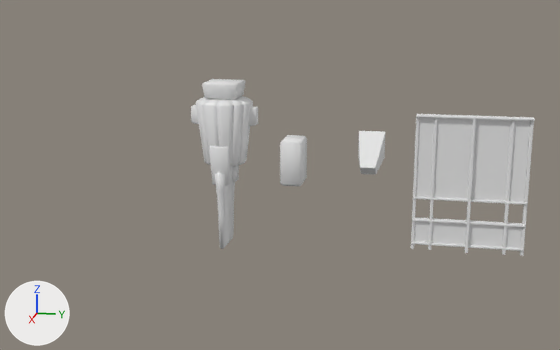
Before and after pictures for a commit that changed the FBX model ProjetFirstPerson/Assets/Art/3D/Fbx/Architecture/Clean/Export_Groupe_/groupe d'export_14_low.fbx.
Before and after are seen from a camera (50 mm lens) standing at (10.06, 15.38, 7.54) and looking at (-11.22, 11.13, 2.22). Arrows for +X, +Y and +Z are at lower left; the lights stay in place. Where no turn or scale is listed for an object, it has been applied to the vertices.

Names of what the first picture shows: 'SM_Goutière_01', 'SM_Ornemental_Block', 'SM_Top_ML_01_low', 'SM_paravent'.
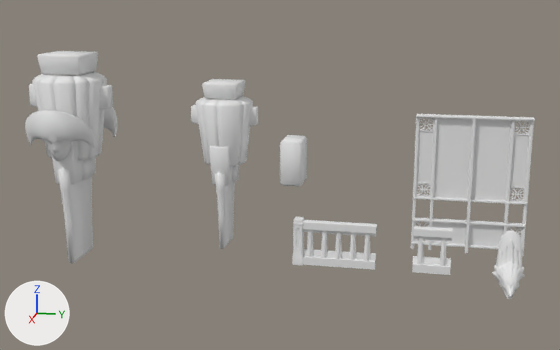
Where the newer file only moved an object's origin or applied its transform, the numbers keep the older frame.

Changed parts and their boxes [x1, y1, x2, y2] in the pictures (560 x 350 px):
'SM_paravent', reshaped, turned
    both: [411, 114, 535, 256]
'SM_Top_L_01_low', added
    after: [25, 51, 117, 264]
'SM_Muret_01_2m_low', added
    after: [303, 220, 377, 270]
'SM_Goutière_01_low', added
    after: [492, 230, 525, 299]
'SM_Muret_01_1m_low', added
    after: [412, 226, 453, 275]
'SM_Goutière_01', deleted
    before: [358, 131, 385, 175]
'SM_MuretBloc_low', added
    after: [293, 217, 304, 265]
part 1 of me_cube_443, built on
    before: [414, 117, 530, 251]
    after: [411, 117, 532, 256]

Edits to the bpy script that builds the scene:
```text
Change me_cube_443:
    used by ob_sm_paravent; location = (-12.02, 16.49, 0.0); rotation_euler = (1.571, 0.0, 0.0), in degrees (90, 0, 0)
    remove me_cube_443.from_pydata(...)  # 160 vertices, 102 faces; spans x -0.15..0.15, y 0.0..3.97, z -1.59..1.59
    add me_cube_443.from_pydata(...)  # 4981 vertices, 4660 faces; spans x -3.97..0.0, y -1.59..1.59, z -0.15..0.15
    me_cube_443 part 1: 80 vertices removed from x -0.15..0.15, y 0.0..3.93, z -1.59..1.59; 4973 vertices added at x -3.97..0.0, y -1.59..1.59, z -0.15..0.15
Add me_cube_507:
    me_cube_507.from_pydata(...)  # 1162 vertices, 1194 faces; spans x -1.48..1.48, y -1.25..1.25, z -4.07..2.22
    me_cube_507.materials.append(mat_material)  # white #e7e7e7
Add me_cube_532:
    me_cube_532.from_pydata(...)  # 166 vertices, 160 faces; spans x -0.16..0.16, y -0.294..0.0, z 0.0..1.306
    me_cube_532.materials.append(mat_material)  # white #e7e7e7
Add me_plane_079:
    me_plane_079.from_pydata(...)  # 722 vertices, 664 faces; spans x -0.14..0.14, y 0.0..2.0, z 0.0..1.23
    me_plane_079.materials.append(mat_material)  # white #e7e7e7
Add me_cube_539:
    me_cube_539.from_pydata(...)  # 320 vertices, 286 faces; spans x -0.142..0.142, y 0.0..1.0, z 0.0..1.229
    me_cube_539.materials.append(mat_material)  # white #e7e7e7
Add me_plane_075:
    me_plane_075.from_pydata(...)  # 1480 vertices, 1483 faces; spans x 0.0..0.97, y -0.43..0.43, z -0.74..1.0
    me_plane_075.materials.append(mat_material)  # white #e7e7e7
Remove ob_sm_goutière_01:
    ob_sm_goutière_01 = bpy.data.objects.new('SM_Goutière_01', me_cube_417)
    ob_sm_goutière_01.location = (-11.6, 13.66, 3.07)
Change ob_sm_paravent:
    ob_sm_paravent.rotation_euler: (1.571, 0.0, 0.0) -> (0.0, 1.571, 0.0)  # degrees (90, 0, 0) -> degrees (0, 90, 0)
Add ob_sm_top_l_01_low:
    ob_sm_top_l_01_low = bpy.data.objects.new('SM_Top_L_01_low', me_cube_507)
    ob_sm_top_l_01_low.location = (-11.21, 4.81, 3.36)
Add ob_sm_muretbloc_low:
    ob_sm_muretbloc_low = bpy.data.objects.new('SM_MuretBloc_low', me_cube_532)
    ob_sm_muretbloc_low.location = (-10.14, 12.02, -0.01)
Add ob_sm_muret_01_2m_low:
    ob_sm_muret_01_2m_low = bpy.data.objects.new('SM_Muret_01_2m_low', me_plane_079)
    ob_sm_muret_01_2m_low.location = (-10.14, 12.0, 0.0)
Add ob_sm_muret_01_1m_low:
    ob_sm_muret_01_1m_low = bpy.data.objects.new('SM_Muret_01_1m_low', me_cube_539)
    ob_sm_muret_01_1m_low.location = (-10.14, 15.0, 0.0)
Add ob_sm_goutière_01_low:
    ob_sm_goutière_01_low = bpy.data.objects.new('SM_Goutière_01_low', me_plane_075)
    ob_sm_goutière_01_low.location = (-10.72, 17.57, 0.12)
```
